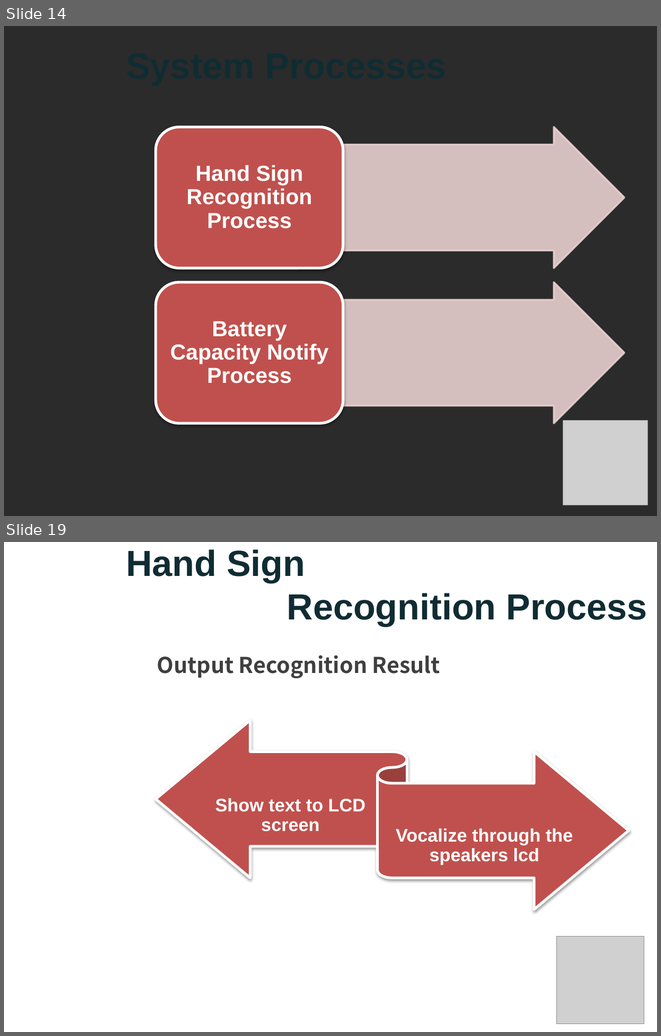
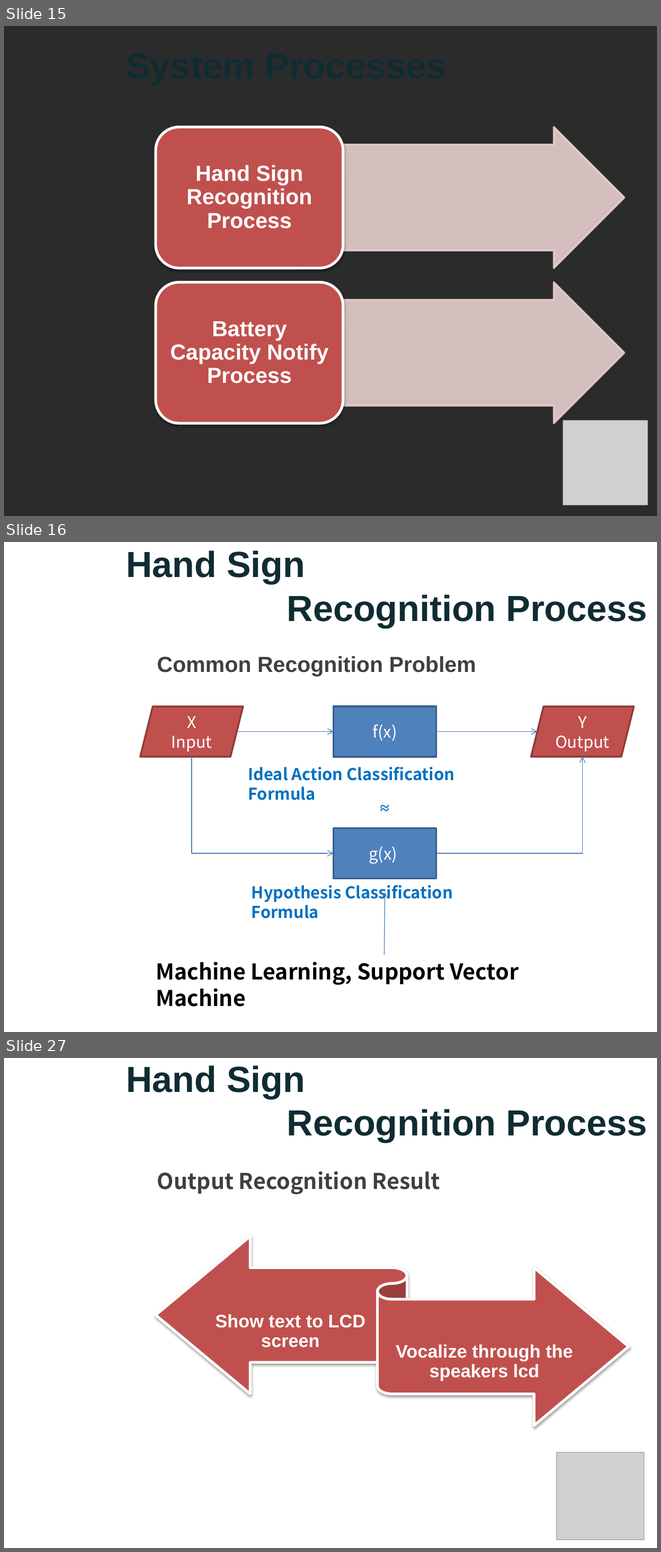
Before and after one commit to nicknguyen071093/CapstoneProject, a slide deck: Thuyettrinh/PPGroup 5.pptx. Shown one above the other, each under a label of ours: slides 14 and 19 before the commit, slides 15, 16 and 27 after it; the slides between them are not shown. The pictures are 661x1036 and 661x1552 pixels, drawn with LibreOffice and Linux fonts; fonts in the diff are those of the drawing; grey boxes stand for pictures; background and template pictures are left out; a plain dark background stands for a picture behind light text. Boxes give left, top, right and bottom in pixels: in the first picture for what was removed or moved away, otherwise in the second. Text is boxed around its words. In the diff, an @@ line names an element or a change of style, - is before the commit and + after.

```diff
--- a/Thuyettrinh/PPGroup 5.pptx
+++ b/Thuyettrinh/PPGroup 5.pptx
@@ slide 16 added at (4, 542, 657, 1032), background picture (left out) @@
@@ title added at (126, 550, 647, 627), 40 pt, text #102C33, bold @@
+Hand Sign
+Recognition Process
@@ text added at (157, 656, 476, 677), 24 pt, text #3F3F3F, bold @@
+Common Recognition Problem
@@ parallelogram added at (140, 706, 243, 757), fill #C0504D, outline #8E3B39 2 pt, 18 pt, text #FFFFFF @@
+X
+Input
@@ rectangle added at (334, 706, 436, 757), fill #4F81BD, outline #3A5F8C 2 pt, 18 pt, text #FFFFFF @@
+f(x)
@@ parallelogram added at (531, 706, 634, 757), fill #C0504D, outline #8E3B39 2 pt, 18 pt, text #FFFFFF @@
+Y
+Output
@@ arrow added from (237, 731) to (334, 731), #4B7EBC 0.75 pt @@
@@ arrow added from (436, 731) to (538, 731), #4B7EBC 0.75 pt @@
@@ elbow arrow added from (192, 757) to (334, 853), #4B7EBC 0.75 pt @@
@@ elbow arrow added from (436, 853) to (583, 757), #4B7EBC 0.75 pt @@
@@ text added at (248, 767, 454, 800), 18 pt, text #0070C0, bold @@
+Ideal Action Classification Formula
@@ text added at (373, 794, 396, 820), 18 pt, text #0070C0, bold @@
+≈
@@ rectangle added at (334, 828, 436, 878), fill #4F81BD, outline #3A5F8C 2 pt, 18 pt, text #FFFFFF @@
+g(x)
@@ text added at (252, 885, 452, 918), 18 pt, text #0070C0, bold @@
+Hypothesis Classification Formula
@@ arrow added from (384, 955) to (385, 892), #4B7EBC 0.75 pt @@
@@ text added at (156, 961, 519, 1006), 24 pt, text #000000, bold @@
+Machine Learning, Support Vector Machine
@@ what was slide 14 is now slide 15 @@
@@ what was slide 19 is now slide 27 @@
```
Also in this commit, not shown: 10 slides changed, 17 other slides added, 5 slides removed.
